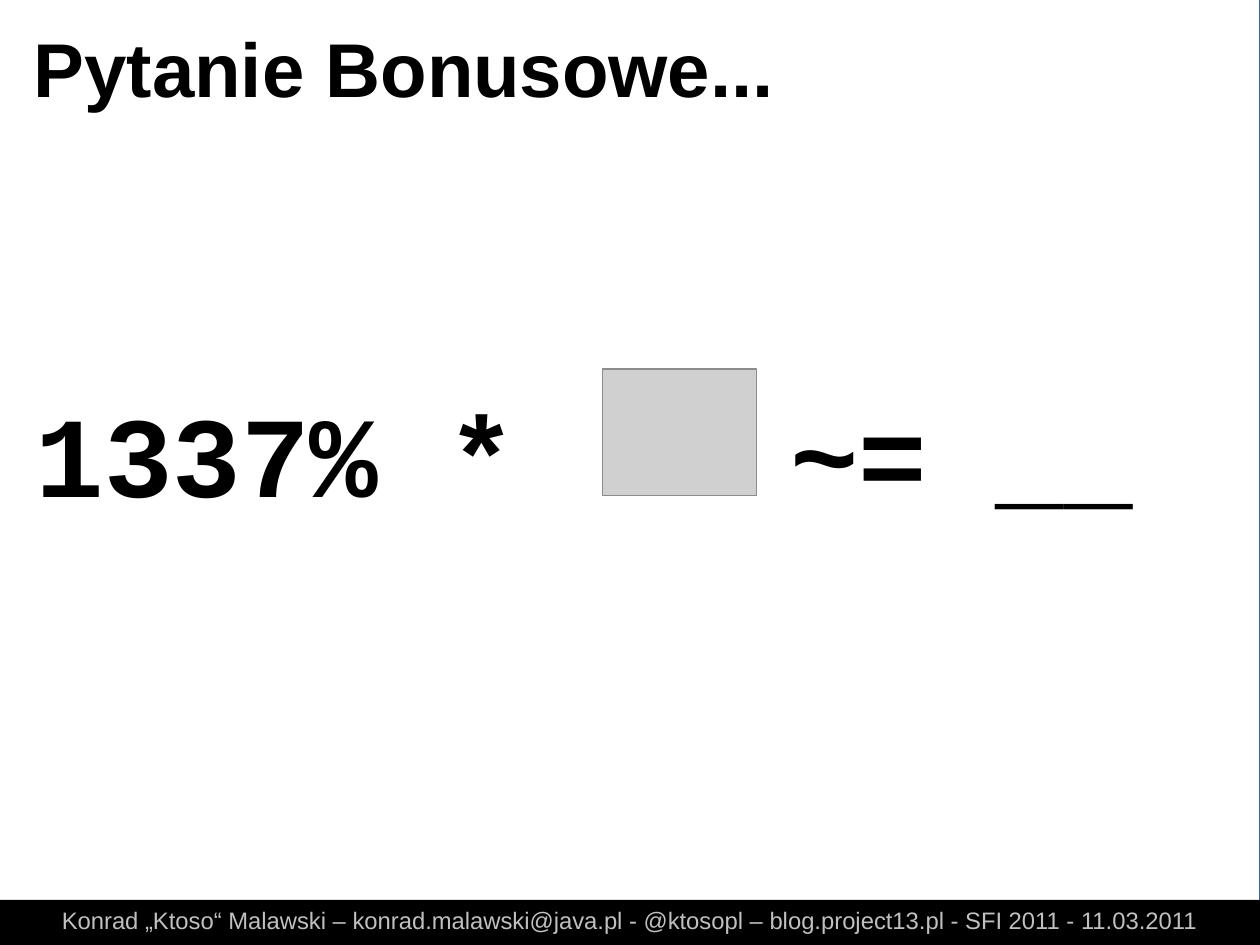
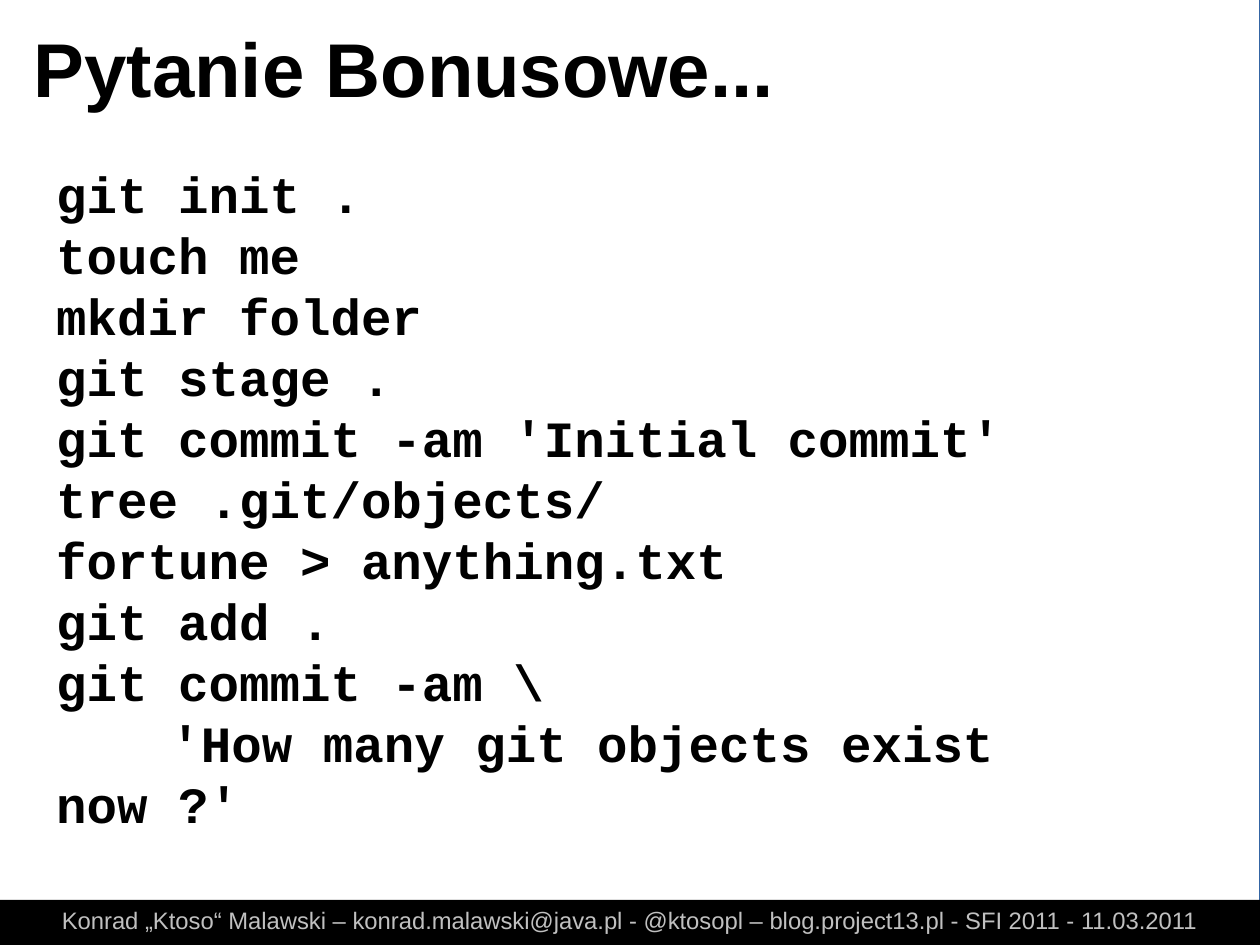
Before and after one commit to ktoso/git-presentation, a slide deck: slide 88 of slides.odp. Drawn at 1260x945 pixels with LibreOffice and Linux fonts; fonts in the diff are those of the drawing; grey boxes stand for pictures. Boxes give left, top, right and bottom in pixels: in the first picture for what was removed or moved away, otherwise in the second. Text is boxed around its words. In the diff, an @@ line names an element or a change of style, - is before the commit and + after.

```diff
--- a/slides.odp
+++ b/slides.odp
@@ text added at (56, 177, 1001, 773), 32 pt, text #000000, bold @@
+git init .
+touch me
+mkdir folder
+git stage .
+git commit -am 'Initial commit'
+tree .git/objects/
+fortune > anything.txt
+git add .
+git commit -am \
+'How many git objects exist now ?'
@@ picture removed at (604, 369, 758, 496) @@
@@ text removed at (36, 420, 379, 499) @@
-1337% * ~= __
```
Also in this commit, not shown: 1 slide added, 1 slide removed, 1 other file.
